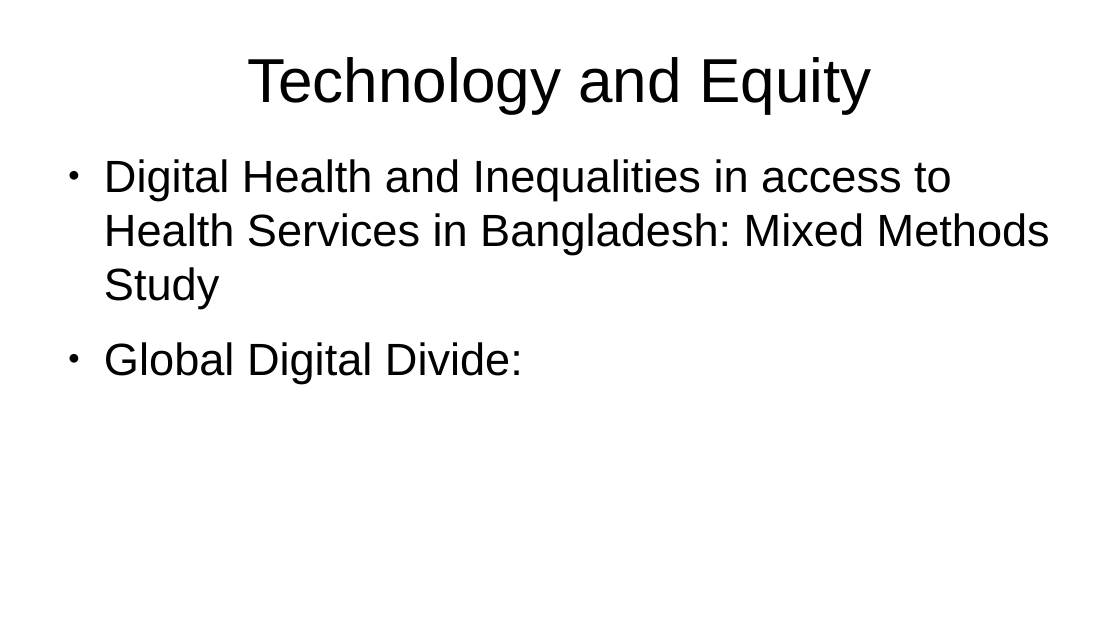
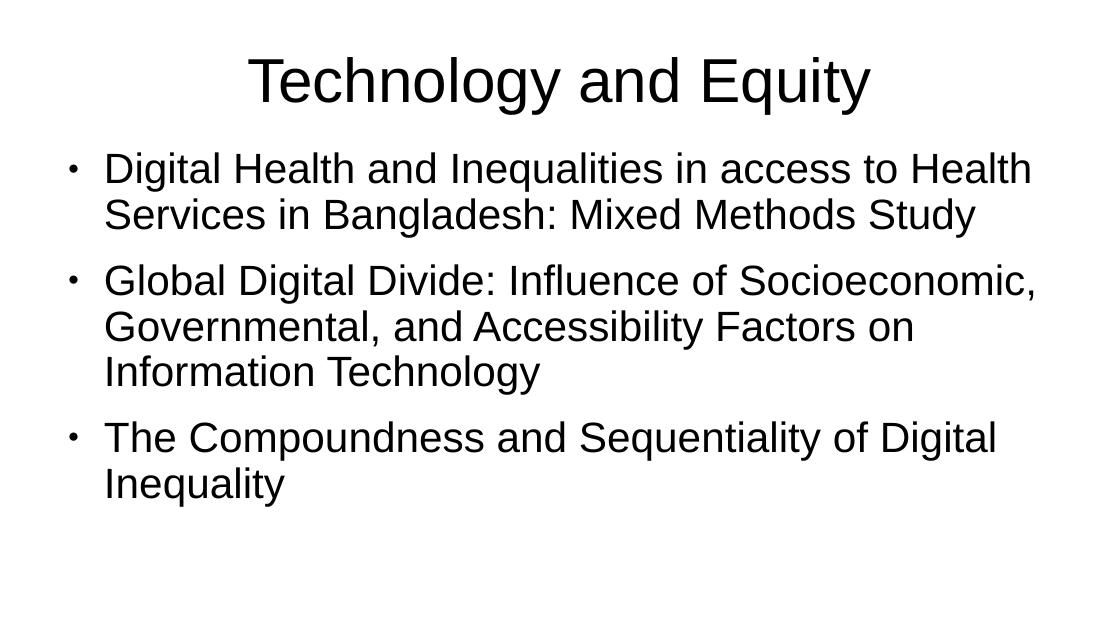
Before and after one commit to vicky-playground/EHR-GDP, a slide deck: slide 10 of does_gdp_impact_health_information_technology_investment.odp (slide 7 before the commit). Drawn at 1120x630 pixels with LibreOffice and Linux fonts; fonts in the diff are those of the drawing. Boxes give left, top, right and bottom in pixels: in the first picture for what was removed or moved away, otherwise in the second. Text is boxed around its words. In the diff, an @@ line names an element or a change of style, - is before the commit and + after.

```diff
--- a/does_gdp_impact_health_information_technology_investment.odp
+++ b/does_gdp_impact_health_information_technology_investment.odp
@@ text at box(104, 152, 1032, 237): size 32 to 30 pt in "Digital Health and Inequalities in access to ..."; indent changed; line spacing 1 to 0.9 @@
@@ text at box(104, 264, 1038, 506): text changed; size 32 to 30 pt @@
-● Global Digital Divide:
+● Global Digital Divide: Influence of Socioeconomic, Governmental, and Accessibility Factors on Information Technology
+● The Compoundness and Sequentiality of Digital Inequality
```
Also in this commit, not shown: 12 other slides changed, 5 slides added, 1 slide removed, 9 other files.
